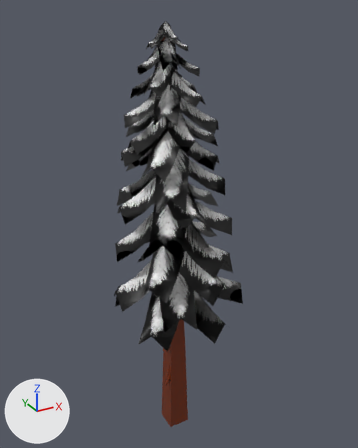
What one commit did to the FBX model Assets/The Lost Wanderer Models/Environment/Pine tree/PineTree04.fbx.
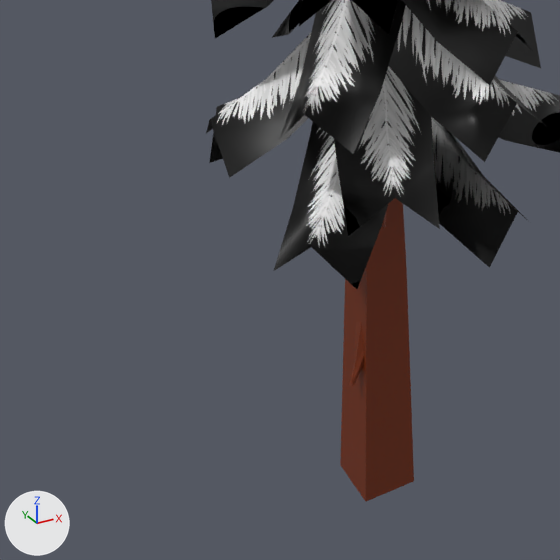
Old and new are each drawn whole from a camera (50 mm lens) standing at (-6.22, -11.99, 13.19) and looking at (0.44, 0.1, 7.14) and again close up on the part from 11% to 67% of the width and 56% to 100% of the height. Arrows for +X, +Y and +Z are at lower left; the lights stay in place. Objects named as collision shapes, trigger or cutter boxes, shadow casters or lower levels of detail are left out. Where no turn or scale is listed for an object, it has been applied to the vertices.

Names of what the first close-up shows: 'PineTree04_LOD0'.
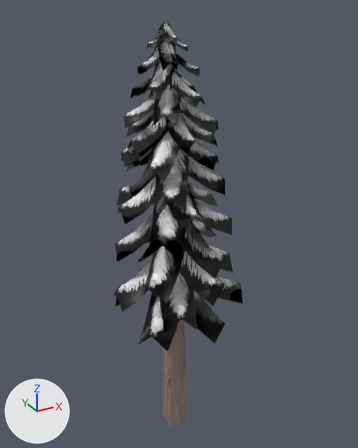
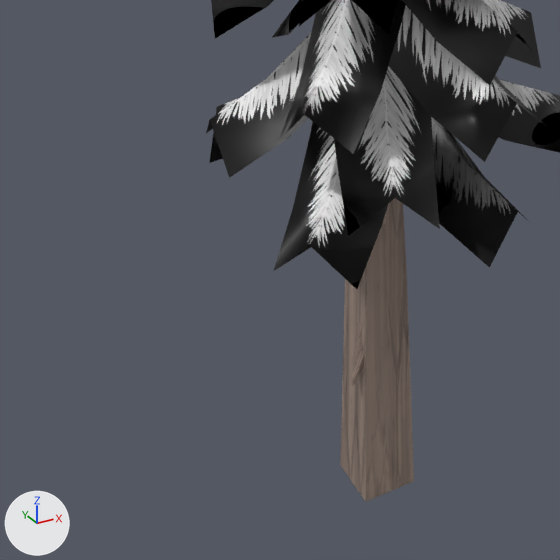
What differs and where, as boxes [x1, y1, x2, y2] in the close-ups (560 x 560 px):
'PineTree04_LOD0', surface changed
    both: [340, 196, 414, 501]

What the commit changed:
Picture 'PineTreeTrunk01_a.png' (img_pinetreetrunk01_a_png) is new.
In material 'Material.004' (mat_material_004), base_color is no longer (0.165, 0.0216, 0.0), brown #712800.
In material 'Material.004' (mat_material_004), texture is now set to img_pinetreetrunk01_a_png, with its transparency.
